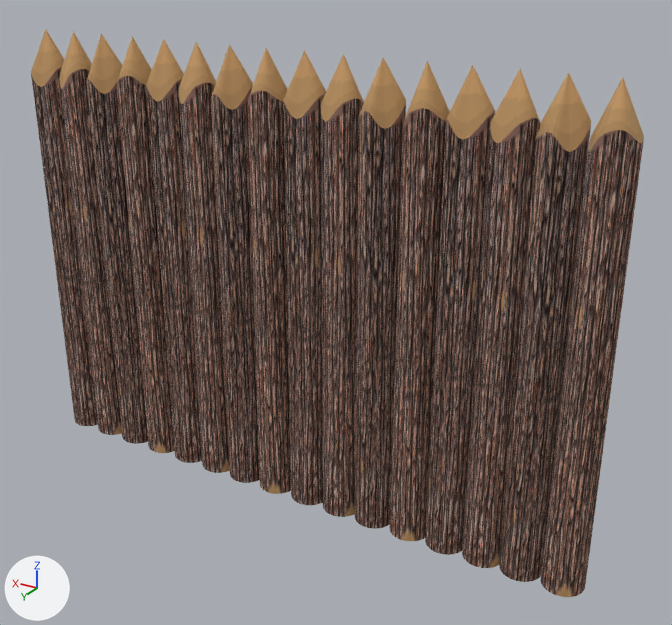
Two versions of the FBX model Assets/assets/Modèles 3D/Village/Barricade.fbx, one commit apart.
Both versions are drawn from a camera (50 mm lens) standing at (-15.19, 4.6, 12.23) and looking at (-12.36, -0.11, 9.88). The axes (+X, +Y, +Z) are drawn at lower left. The lights are the same throughout. Where no turn or scale is listed for an object, it has been applied to the vertices.

Before the edit, the objects in view are built like this:
```python
mat_matériau_001 = principled_material('Matériau.001')
mat_matériau_001.texture = img_texture_relief_ecorce_brune_arbre_se_bouchent_158595_6482_png
mat_matériau_001.metallic = 0.5
mat_matériau_001.roughness = 1.0
me_mesh = bpy.data.meshes.new('Mesh')
me_mesh.from_pydata(...)  # 5184 vertices, 5120 faces; spans x -2.17..1.98, y -0.18..0.09, z 0.0..3.0
me_mesh.materials.append(mat_matériau_001)  # picture img_texture_relief_ecorce_brune_arbre_se_bouchent_158595_6482_png
ob_cylindre_006 = bpy.data.objects.new('Cylindre.006', me_mesh)
ob_cylindre_006.location = (-11.986, 0.04, 8.507)
```
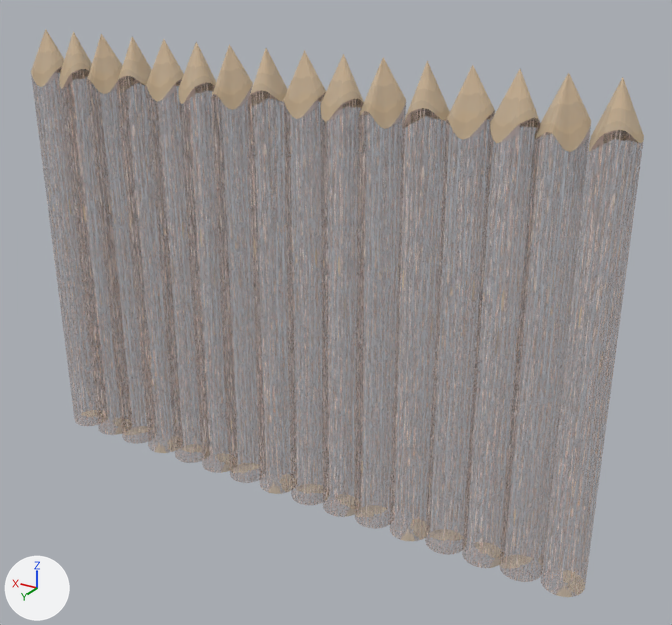
The newer file is also turned or shifted as a whole; pictures and numbers use the older file's frame.

Diff of the bpy script that builds the scene:
```diff
--- a/Assets/assets/Modèles 3D/Village/Barricade.fbx.py
+++ b/Assets/assets/Modèles 3D/Village/Barricade.fbx.py
@@ img_texture_relief_ecorce_brune_arbre_se_bouchent_158595_6482_png @@
-img_texture_relief_ecorce_brune_arbre_se_bouchent_158595_6482_png = load_image('texture-relief-ecorce-brune-arbre-se-bouchent_158595-6482.png', '../../textures/texture-relief-ecorce-brune-arbre-se-bouchent_158595-6482.png', 626, 417, 'sRGB')
+img_texture_relief_ecorce_brune_arbre_se_bouchent_158595_6482_png = load_image('texture-relief-ecorce-brune-arbre-se-bouchent_158595-6482.png', '../../textures/texture-relief-ecorce-brune-arbre-se-bouchent_158595-6482.png', 626, 417, 'Non-Color')
@@ mat_matériau_001 @@
 n0 = _N.new('ShaderNodeBsdfPrincipled'); n0.name = 'Principled BSDF'
 n2.image = img_texture_relief_ecorce_brune_arbre_se_bouchent_158595_6482_png
+n3 = _N.new('ShaderNodeTexImage'); n3.name = 'Image Texture.001'
+n3.image = img_texture_relief_ecorce_brune_arbre_se_bouchent_158595_6482_png
 _L.new(n2.outputs[0], n0.inputs[0])  # 'Color' to 'Base Color'
 _L.new(n0.outputs[0], n1.inputs[0])  # 'BSDF' to 'Surface'
+_L.new(n3.outputs[0], n0.inputs[4])  # 'Color' to 'Alpha'
```

Location of each change, [x1, y1, x2, y2] in pixels of the pictures (672 x 625 px):
'Cylindre.006', surface changed
    both: [31, 29, 644, 597]
